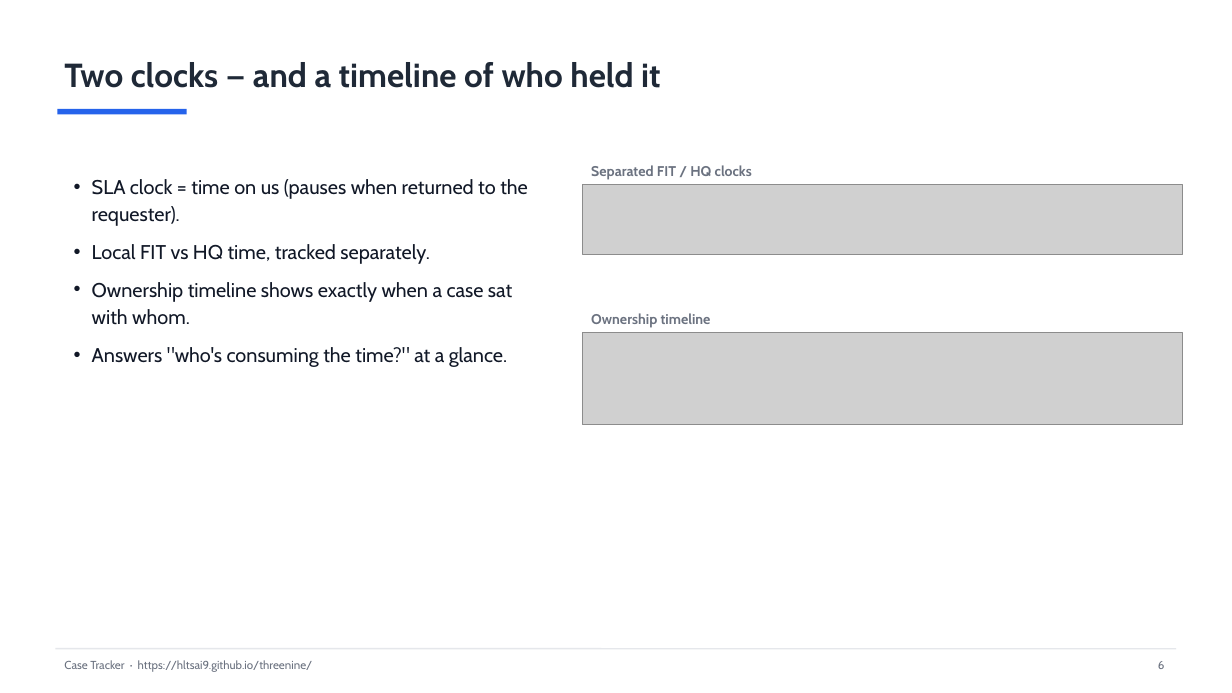
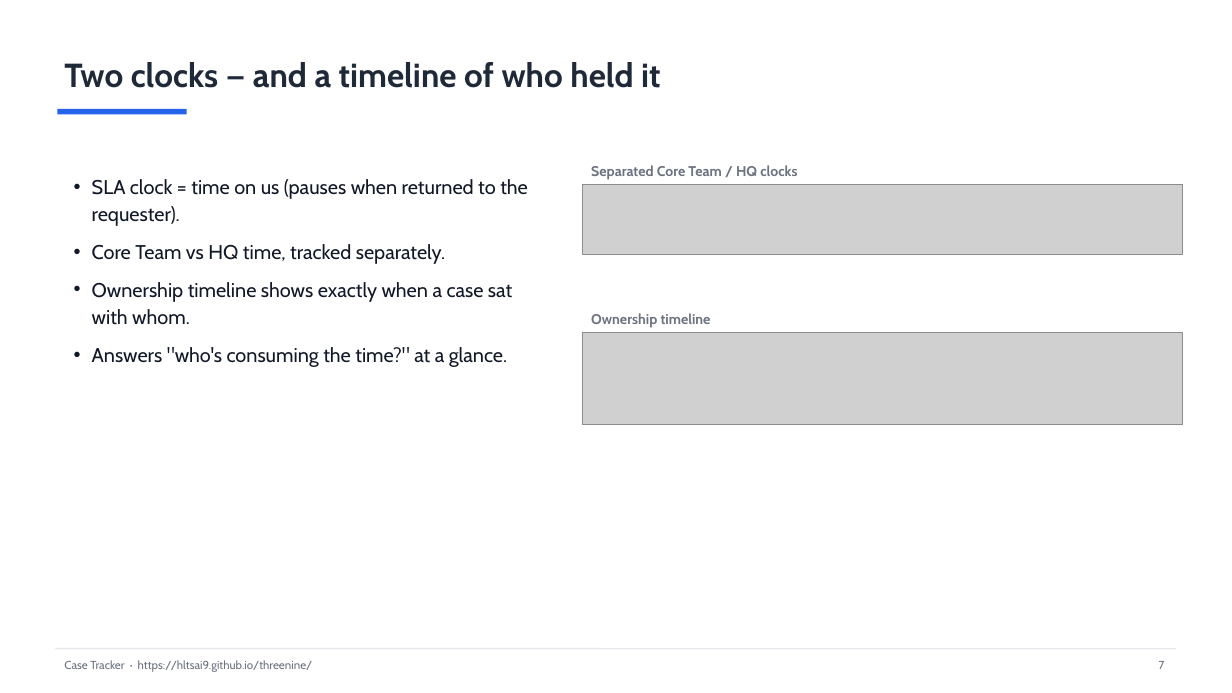
Before and after one commit to hltsai9/threenine, a slide deck: slide 8 of slides/Case-Tracker-Overview.pptx (slide 7 before the commit). Drawn at 1232x693 pixels with LibreOffice and Linux fonts; fonts in the diff are those of the drawing; grey boxes stand for pictures. Boxes give left, top, right and bottom in pixels: in the first picture for what was removed or moved away, otherwise in the second. Text is boxed around its words. In the diff, an @@ line names an element or a change of style, - is before the commit and + after.

```diff
--- a/slides/Case-Tracker-Overview.pptx
+++ b/slides/Case-Tracker-Overview.pptx
@@ text at [591, 165, 797, 180]: text changed @@
-Separated FIT / HQ clocks
+Separated Core Team / HQ clocks
@@ text at [92, 244, 445, 264]: text changed @@
-• Local FIT vs HQ time, tracked separately.
+• Core Team vs HQ time, tracked separately.
@@ text at [1159, 661, 1165, 669]: text changed @@
-6
+7
```
Also in this commit, not shown: 11 other slides changed, 3 slides added, 1 slide removed, 5 other files.
